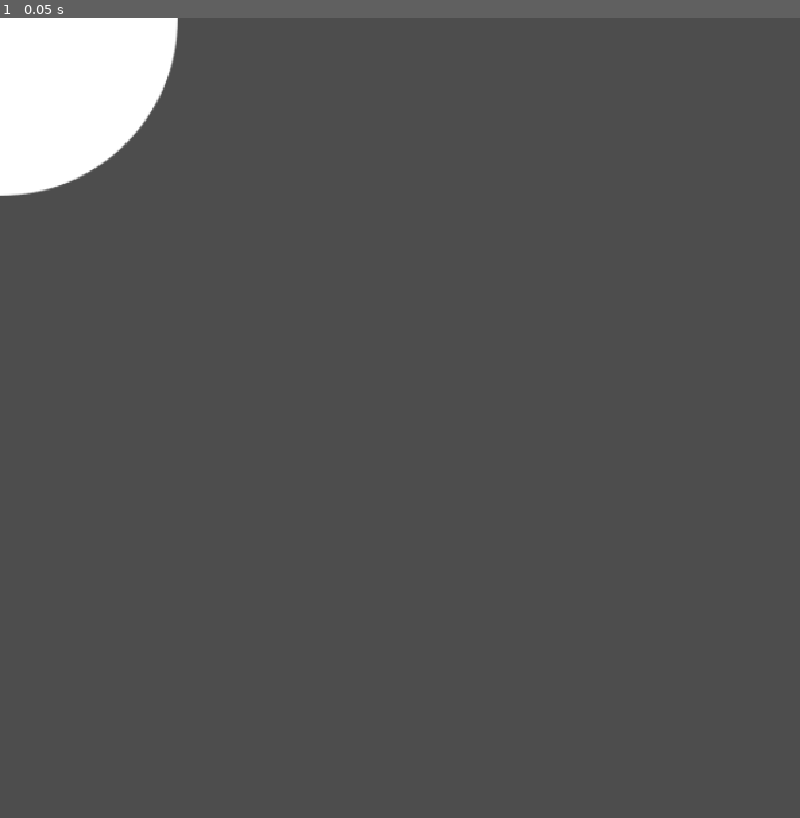
Above: before the commit, frame 1.
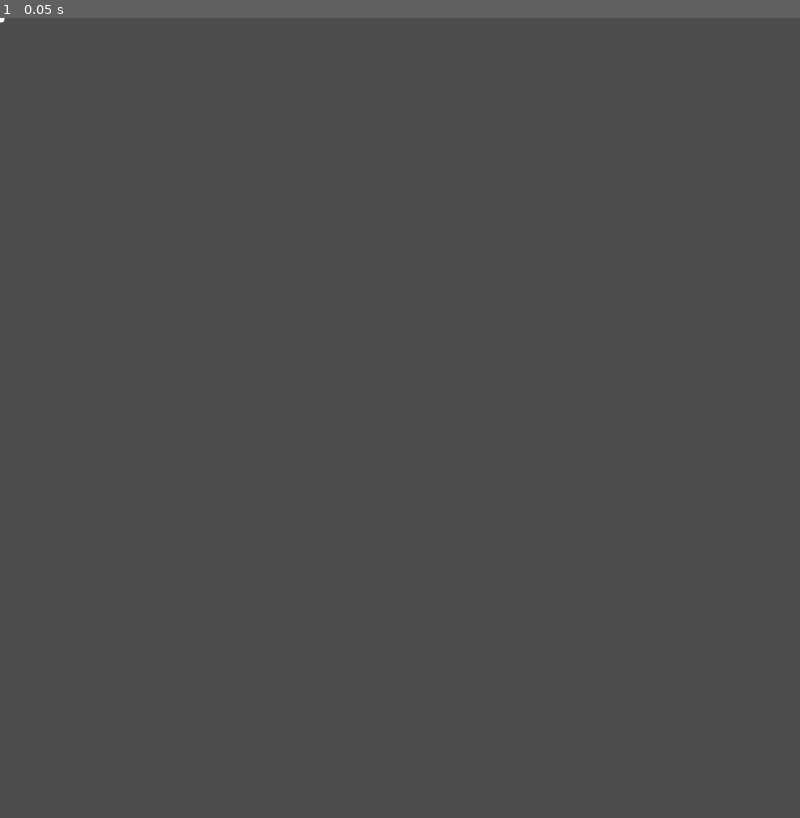
Above: after the commit, the same moment.

Repository: SmallConfusion/Ball-Game-Com
Game: Godot game, scene res://circle/circle.tscn
The game is run twice, just before and just after one commit, with the same random seed, the same clock (stepped at 60 frames per second) and the same inputs. Before the commit the project has no main scene; this scene is started directly in both runs.
Inputs:
- Up to frame 1 (0.05 s): no input

The runs differ from the first frame. In frame 1, 3.9% of the frame differs, in the area x 0-23%, y 0-23%.

Commit message:
Add main game

Diff:
--- a/circle/circle.gd
+++ b/circle/circle.gd
@@ -4,17 +4,26 @@
 @onready var sprite_2d: Sprite2D = $Sprite2D
 @onready var collision_shape_2d: CollisionShape2D = $CollisionShape2D
 
-func initialize(size: float) -> void:
+var movement: Vector2
+
+func initialize(size: float, height: float, movement_: Vector2, color: Color) -> void:
 	var new_scale := size / 512.0
 	sprite_2d.scale.x = new_scale
 	sprite_2d.scale.y = new_scale
-	collision_shape_2d.shape.radius = size
+	collision_shape_2d.shape.radius = size / 2.1
+
+	position.x = -100
+	position.y = height
+
+	movement = movement_
+
+	modulate = color
 
 func _ready() -> void:
 	pass
 
-func _physics_process(_delta: float) -> void:
-	pass
+func _physics_process(delta: float) -> void:
+	position += movement * delta
 
-func _process(_delta: float) -> void:
-	pass
+	if position.x > 1300:
+		queue_free()
--- a/circle/circle.tscn
+++ b/circle/circle.tscn
@@ -11,6 +11,7 @@
 script = ExtResource("1_whlr7")
 
 [node name="Sprite2D" type="Sprite2D" parent="."]
+scale = Vector2(0.03, 0.03)
 texture = ExtResource("2_0gr8u")
 
 [node name="CollisionShape2D" type="CollisionShape2D" parent="."]
--- /dev/null
+++ b/game.tscn
@@ -0,0 +1,51 @@
+[gd_scene load_steps=6 format=3 uid="uid://cbnjg7i2qijnr"]
+
+[ext_resource type="Script" uid="uid://cd4qlskgsxl6x" path="res://game_manager.gd" id="1_80nbo"]
+[ext_resource type="Texture2D" uid="uid://bpgimc3jr75o4" path="res://circle/circle.svg" id="2_e2o6t"]
+[ext_resource type="Script" uid="uid://dhathfryo3c8l" path="res://ship.gd" id="2_feb5d"]
+
+[sub_resource type="Gradient" id="Gradient_80nbo"]
+interpolation_mode = 2
+interpolation_color_space = 2
+offsets = PackedFloat32Array(0, 0.33486238, 0.71100914, 1)
+colors = PackedColorArray(0.92789644, 0.7146406, 0.7427279, 1, 0.9629988, 0.65199554, 0.9604401, 1, 0.72634983, 0.7913829, 0.95527655, 1, 0.90536565, 0.77833384, 0.61122537, 1)
+
+[sub_resource type="CircleShape2D" id="CircleShape2D_feb5d"]
+
+[node name="Node2D" type="Node2D"]
+script = ExtResource("1_80nbo")
+circle_colors = SubResource("Gradient_80nbo")
+
+[node name="CircleTimer" type="Timer" parent="."]
+wait_time = 0.5
+one_shot = true
+autostart = true
+
+[node name="ScoreTimer" type="Timer" parent="."]
+autostart = true
+
+[node name="CanvasLayer" type="CanvasLayer" parent="."]
+
+[node name="ScoreLabel" type="Label" parent="CanvasLayer"]
+anchors_preset = 1
+anchor_left = 1.0
+anchor_right = 1.0
+offset_left = -433.0
+offset_right = -15.0
+offset_bottom = 713.0
+grow_horizontal = 0
+theme_override_font_sizes/font_size = 48
+horizontal_alignment = 2
+
+[node name="Ship" type="Area2D" parent="."]
+script = ExtResource("2_feb5d")
+
+[node name="Circle" type="Sprite2D" parent="Ship"]
+scale = Vector2(0.04296875, 0.04296875)
+texture = ExtResource("2_e2o6t")
+
+[node name="CollisionShape2D" type="CollisionShape2D" parent="Ship"]
+shape = SubResource("CircleShape2D_feb5d")
+
+[node name="Camera2D" type="Camera2D" parent="."]
+offset = Vector2(540, 540)
--- /dev/null
+++ b/game_manager.gd
@@ -0,0 +1,51 @@
+class_name GameManager
+extends Node2D
+
+const CIRCLE = preload("uid://clk3awxqbhx3v")
+
+const CIRCLE_SIZE_MIN := 50.0
+const CIRCLE_SIZE_MAX := 125.0
+
+@export var circle_colors: Gradient
+
+var time := 0.0
+var score := 0
+
+@onready var score_timer: Timer = $ScoreTimer
+@onready var score_label: Label = $CanvasLayer/ScoreLabel
+@onready var circle_timer: Timer = $CircleTimer
+
+func _ready() -> void:
+	score_timer.timeout.connect(func(): score += 1)
+	circle_timer.timeout.connect(_spawn_circle.call_deferred)
+
+func _process(_delta: float) -> void:
+	score_label.text = "%d" % score
+
+func _physics_process(delta: float) -> void:
+	time += delta
+
+func _spawn_circle() -> void:
+	circle_timer.start(_ball_spawn_time_curve())
+
+	var circle: Circle = CIRCLE.instantiate()
+	add_child(circle)
+
+	var size := randf_range(CIRCLE_SIZE_MIN, CIRCLE_SIZE_MAX)
+	var color := circle_colors.sample(randf())
+
+	var left := randf_range(0, 1080)
+
+	var angle := randfn(0.0, 2.0 / 6.0)
+	var dir := Vector2.RIGHT.rotated(angle)
+	dir *= _ball_speed_time_curve()
+
+	circle.initialize(size, left, dir, color)
+
+
+func _ball_spawn_time_curve() -> float:
+	return 0.5 * pow(24.0 / 25.0, time)
+
+func _ball_speed_time_curve() -> float:
+	var screen_time := 10.0 * pow(60.0 / 61.0, time)
+	return 1080.0 / screen_time
--- a/project.godot
+++ b/project.godot
@@ -11,6 +11,7 @@
 [application]
 
 config/name="Ball Game"
+run/main_scene="uid://cbnjg7i2qijnr"
 config/features=PackedStringArray("4.5")
 config/icon="res://icon.svg"
 
@@ -19,7 +20,6 @@
 window/size/viewport_width=1080
 window/size/viewport_height=1080
 window/stretch/mode="canvas_items"
-window/stretch/aspect="expand"
 
 [importer_defaults]
 
@@ -52,6 +52,10 @@
 "svg/scale": 1.0
 }
 
+[physics]
+
+common/physics_interpolation=true
+
 [rendering]
 
 textures/canvas_textures/default_texture_filter=2
--- /dev/null
+++ b/ship.gd
@@ -0,0 +1,14 @@
+class_name Ship
+extends Area2D
+
+
+func _ready() -> void:
+	Input.mouse_mode = Input.MOUSE_MODE_HIDDEN
+	area_entered.connect(func(_x): _died())
+
+func _physics_process(_delta: float) -> void:
+	position = get_global_mouse_position()
+
+func _died() -> void:
+	Input.mouse_mode = Input.MOUSE_MODE_VISIBLE
+	get_tree().paused = true
Not shown, added: game_manager.gd.uid
Not shown, added: ship.gd.uid
